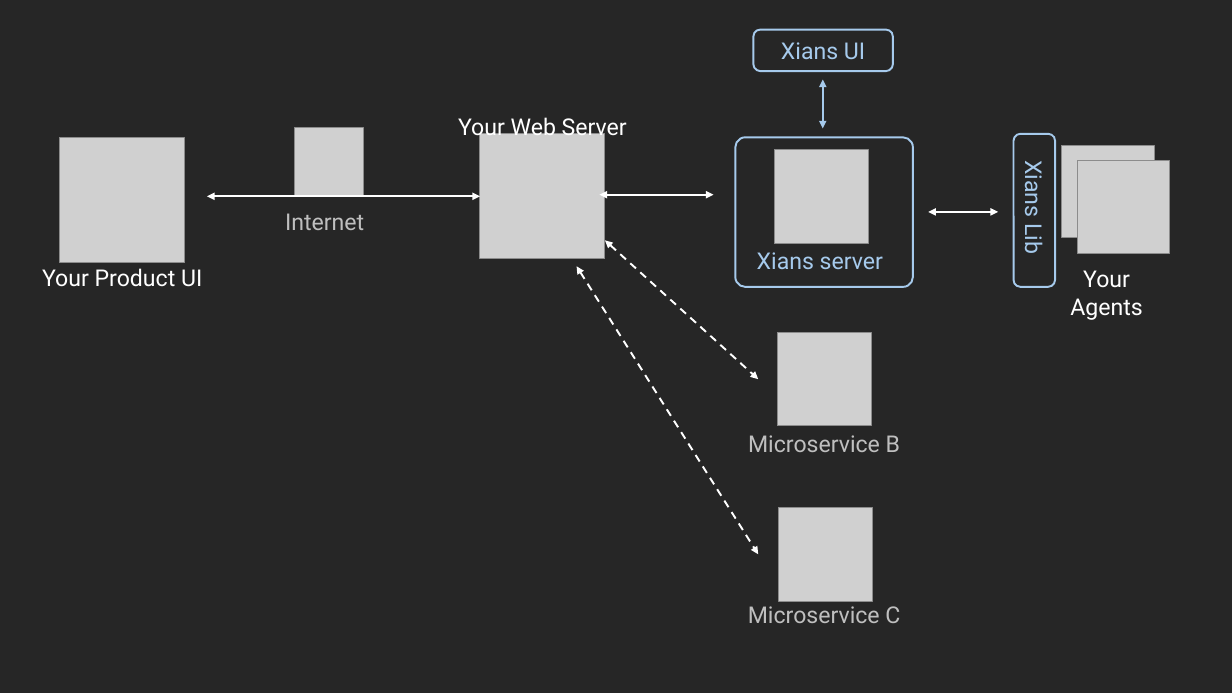
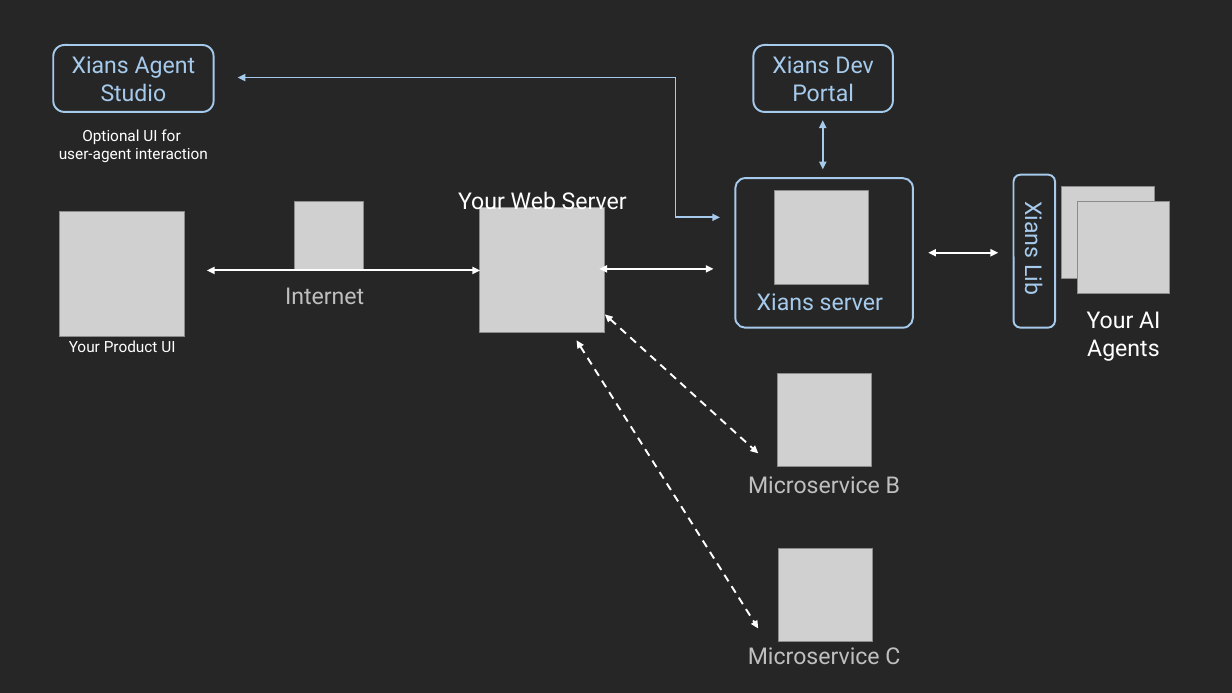
Before and after one commit to XiansAiPlatform/XiansAi.Docs, a slide deck: slide 2 of docs/assets/illustrations.pptx. Drawn at 1232x693 pixels with LibreOffice and Linux fonts; fonts in the diff are those of the drawing; grey boxes stand for pictures. Boxes give left, top, right and bottom in pixels: in the first picture for what was removed or moved away, otherwise in the second. Text is boxed around its words. In the diff, an @@ line names an element or a change of style, - is before the commit and + after.

Commit message:
Update documentation to reflect changes in the Agent Control Plane. Renamed sections for clarity, enhanced the introduction and features overview, and improved the architecture description. Added details on centralized governance, orchestration, and monitoring capabilities. Updated navigation links for better accessibility to key topics.

```diff
--- a/docs/assets/illustrations.pptx
+++ b/docs/assets/illustrations.pptx
@@ rounded rectangle added at bbox=[54, 45, 214, 112], outline #A6CAEC 1.5 pt, 18 pt, text #A6CAEC @@
+Xians Agent Studio
@@ rounded rectangle "Xians Dev Portal": place and size @@
-rounded rectangle "Xians Dev Portal" at bbox=[753, 30, 893, 71]
+rounded rectangle "Xians Dev Portal" at bbox=[753, 45, 893, 112]
@@ text in rounded rectangle at bbox=[772, 56, 873, 101]: text changed @@
-Xians UI
+Xians Dev Portal
@@ elbow double arrow added from (238, 78) to (720, 217), #A6CAEC 1.5 pt @@
@@ text added at bbox=[59, 129, 208, 162], 12 pt, text #FFFFFF @@
+Optional UI for
+user-agent interaction
@@ 5 pictures, 3 texts, 2 rounded rectangles, 2 double arrows: place and size @@
-5 pictures, 3 texts, 2 rounded rectangles, 2 double arrows at bbox=[736, 79, 1170, 623]
+5 pictures, 3 texts, 2 rounded rectangles, 2 double arrows at bbox=[736, 120, 1170, 664]
@@ 4 double arrows, 3 pictures, 2 texts: place and size @@
-4 double arrows, 3 pictures, 2 texts at bbox=[60, 114, 759, 555]
+4 double arrows, 3 pictures, 2 texts at bbox=[60, 188, 759, 628]
@@ text at bbox=[1087, 311, 1160, 361]: text changed @@
-Your Agents
+Your AI Agents
@@ text "Your Product UI": place and size @@
-text "Your Product UI" at bbox=[42, 268, 202, 287]
+text "Your Product UI" at bbox=[69, 340, 175, 352]
@@ text "Your Product UI" at bbox=[69, 340, 175, 352]: size 18 to 12 pt @@
```
Also in this commit, not shown: 1 slide added, 10 other files.
